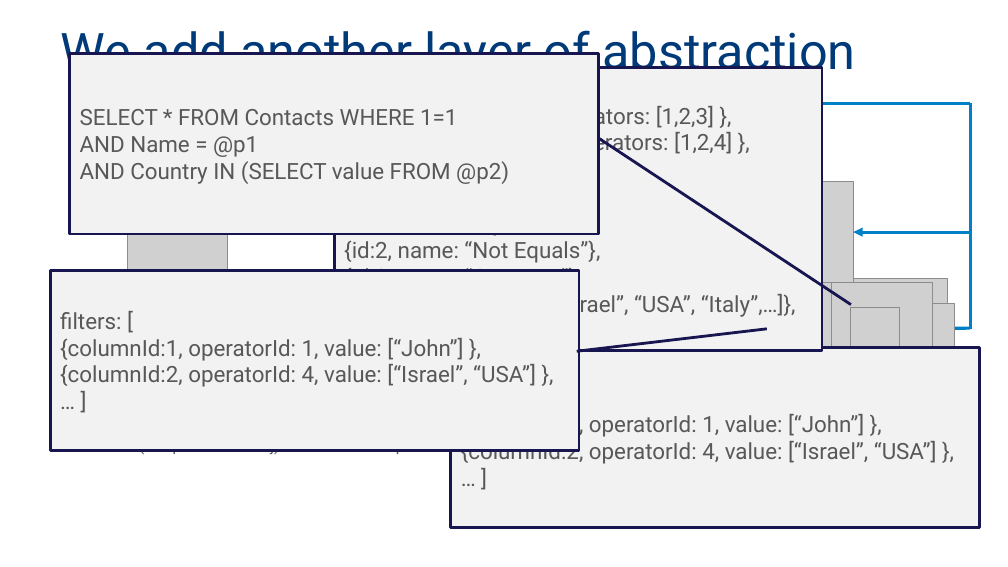
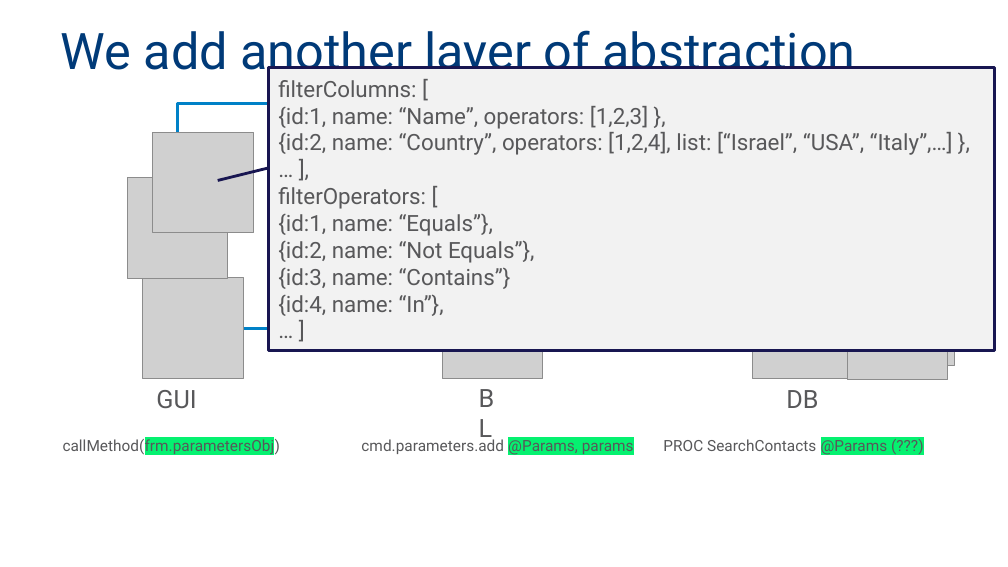
Before and after one commit to MadeiraData/DynamicFilters, a slide deck: slide 16 of DynamicFilters.pptx (slide 13 before the commit). Drawn at 1008x567 pixels with LibreOffice and Linux fonts; fonts in the diff are those of the drawing; grey boxes stand for pictures; background and template pictures are left out. Boxes give left, top, right and bottom in pixels: in the first picture for what was removed or moved away, otherwise in the second. Text is boxed around its words. In the diff, an @@ line names an element or a change of style, - is before the commit and + after.

```diff
--- a/DynamicFilters.pptx
+++ b/DynamicFilters.pptx
@@ border callout removed at (70, 53, 599, 234) @@
-SELECT * FROM Contacts WHERE 1=1
-AND Name = @p1
-AND Country IN (SELECT value FROM @p2)
@@ border callout "filterColumns: [": place and size @@
-border callout "filterColumns: [" at (335, 68, 823, 350)
+border callout "filterColumns: [" at (268, 68, 995, 350)
@@ border callout "filterColumns: [" at (268, 68, 995, 350): proportions changed @@
@@ text in border callout at (278, 132, 953, 155): text changed @@
-{id:2, name: “Country”, operators: [1,2,4] },
-… ],
+{id:2, name: “Country”, operators: [1,2,4], list: [“Israel”, “USA”, “Italy”,…] },
+… ],
@@ border callout removed at (50, 270, 580, 451) @@
-filters: [
-{columnId:1, operatorId: 1, value: [“John”] },
-{columnId:2, operatorId: 4, value: [“Israel”, “USA”] },
-… ]
@@ picture removed at (239, 279, 340, 380) @@
@@ text in border callout at (278, 294, 444, 316): text changed @@
-{id:4, name: “In”, list: [“Israel”, “USA”, “Italy”,…]},
-… ]
+{id:4, name: “In”},
+… ]
@@ picture removed at (832, 282, 932, 383) @@
@@ picture removed at (260, 311, 361, 412) @@
@@ picture removed at (554, 302, 603, 351) @@
@@ picture removed at (851, 307, 899, 356) @@
@@ border callout removed at (451, 347, 980, 527) @@
-filters: [
-{columnId:1, operatorId: 1, value: [“John”] },
-{columnId:2, operatorId: 4, value: [“Israel”, “USA”] },
-… ]
@@ text "callMethod(frm.parametersObj)" at (63, 437, 280, 455): highlight none to #05F170 in "callMethod(frm.parametersObj)" @@
@@ text "cmd.parameters.add @Params, params" at (361, 439, 634, 455): highlight none to #05F170 in "@Params, params" @@
@@ text "PROC SearchContacts @Params (???)" at (663, 439, 888, 455): highlight none to #05F170 in "@Params (???)" @@
```
Also in this commit, not shown: 6 other slides changed, 7 slides added, 1 slide removed, 6 other files.
